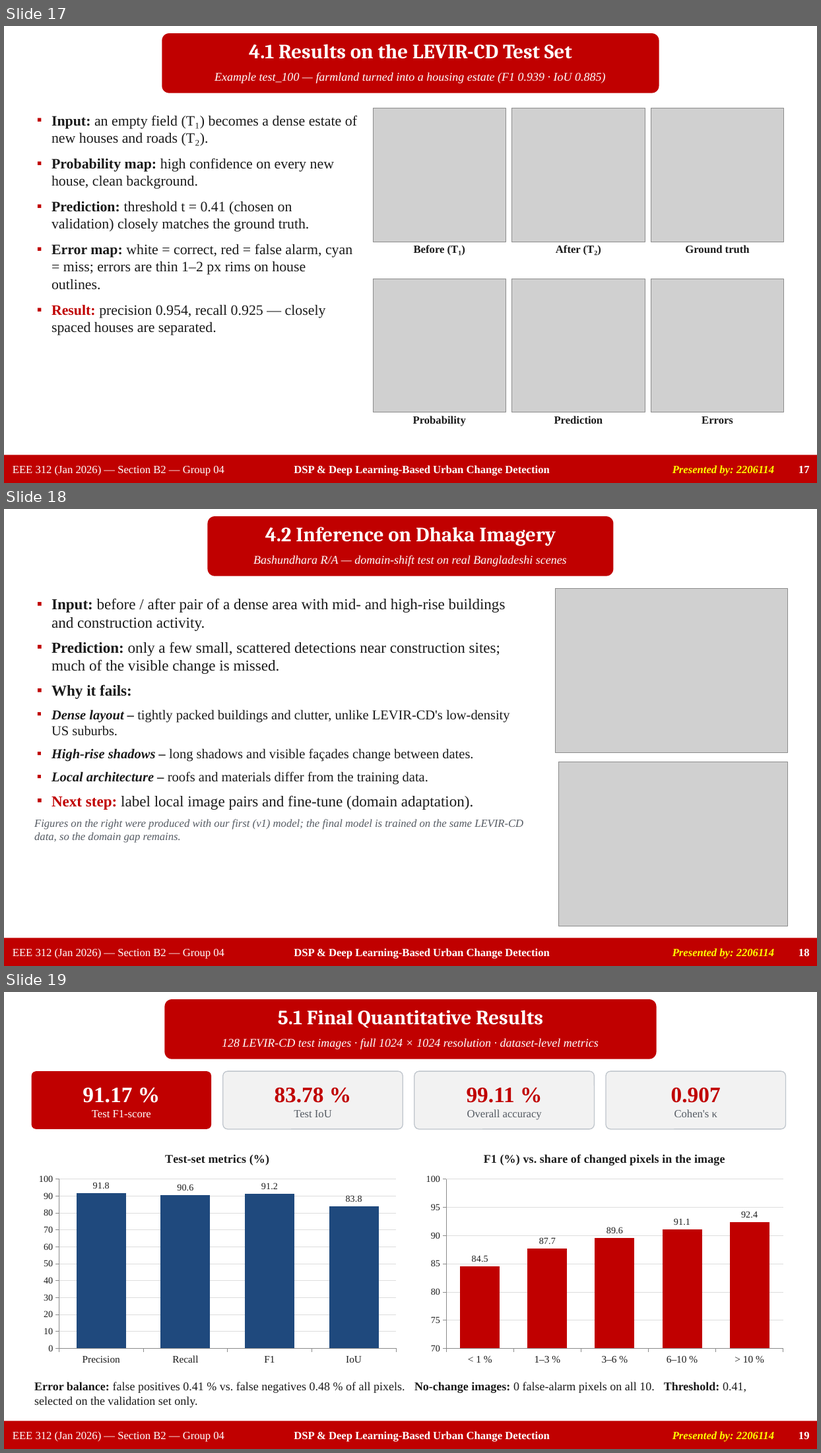
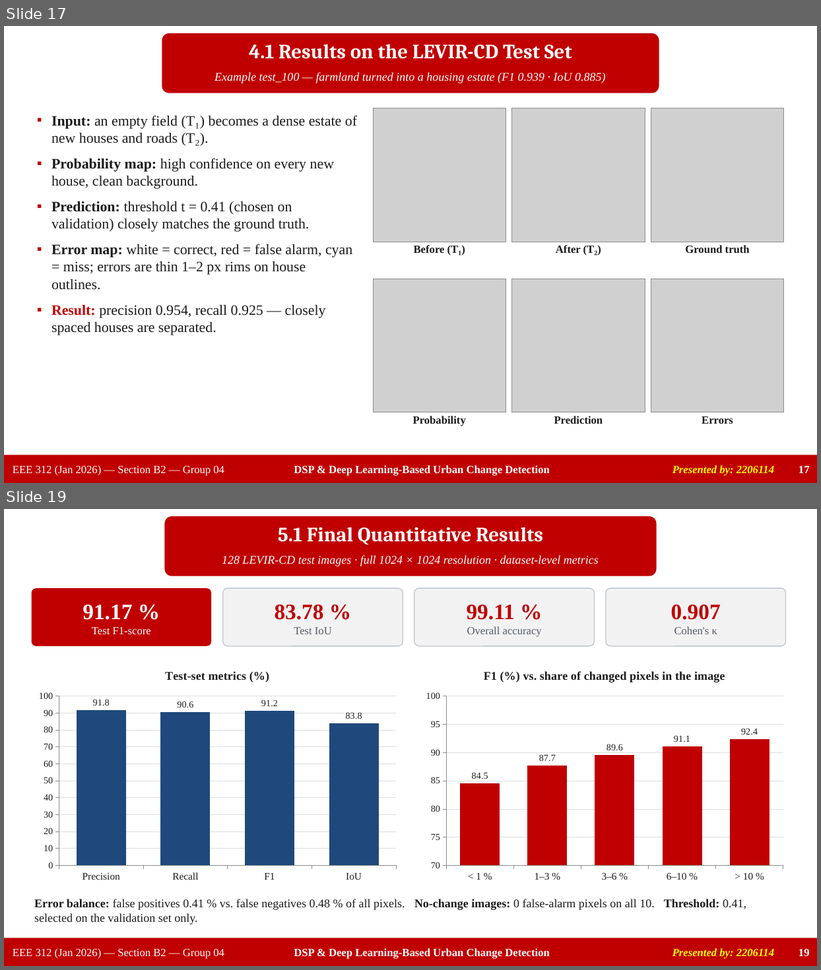
Before and after one commit to ahasanhabibkawsar/EEE-312-Group-04-Urban-change-detection-DSP-deep-learning-, a slide deck: presentation/Group04_EEE312_Final_Presentation.pptx. Shown one above the other, each under a label of ours: slides 17, 18 and 19 before the commit, slides 17 and 19 after it; the slides between them are not shown. The pictures are 821x1453 and 821x970 pixels, drawn with LibreOffice and Linux fonts; fonts in the diff are those of the drawing; grey boxes stand for pictures. Boxes give left, top, right and bottom in pixels: in the first picture for what was removed or moved away, otherwise in the second. Text is boxed around its words. In the diff, an @@ line names an element or a change of style, - is before the commit and + after.

Commit message:
Add old model, ensembles and cross-dataset comparison; update GUI, report, slides, video script

```diff
--- a/presentation/Group04_EEE312_Final_Presentation.pptx
+++ b/presentation/Group04_EEE312_Final_Presentation.pptx
@@ slide 18 removed at <box>4,509,817,966</box>, background #FFFFFF @@
@@ rounded rectangle removed at <box>208,516,614,576</box> @@
@@ text removed at <box>265,527,556,546</box> @@
-4.2 Inference on Dhaka Imagery
@@ text removed at <box>253,555,567,566</box> @@
-Bashundhara R/A — domain-shift test on real Bangladeshi scenes
@@ text removed at <box>34,598,523,843</box> @@
-▪ Input: before / after pair of a dense area with mid- and high-rise buildings and construction activity.
-▪ Prediction: only a few small, scattered detections near construction sites; much of the visible change is missed.
-▪ Why it fails:
-▪ Dense layout – tightly packed buildings and clutter, unlike LEVIR-CD's low-density US suburbs.
-▪ High-rise shadows – long shadows and visible façades change between dates.
-▪ Local architecture – roofs and materials differ from the training data.
-▪ Next step: label local image pairs and fine-tune (domain adaptation).
-Figures on the right were produced with our first (v1) model; the final model is trained on the same LEVIR-CD data, so the domain gap remains.
@@ picture removed at <box>556,588,788,753</box> @@
@@ picture removed at <box>559,762,788,927</box> @@
@@ rectangle removed at <box>4,939,817,966</box> @@
@@ text removed at <box>13,949,224,959</box> @@
-EEE 312 (Jan 2026) — Section B2 — Group 04
@@ text removed at <box>294,949,550,959</box> @@
-DSP & Deep Learning-Based Urban Change Detection
@@ text removed at <box>673,949,774,959</box> @@
-Presented by: 2206114
@@ page number removed at <box>799,949,810,956</box> @@
-18
```
Also in this commit, not shown: 6 slides changed, 2 slides added, 21 other files.
